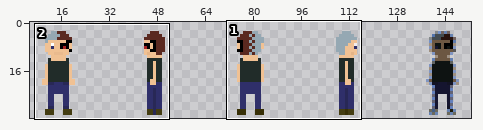
Sprite sheet, stored at assets/characters/player-invisible-game.png. The first picture is a wide view before the edit; the outline marks the close-up.
Close-up. Earlier state:
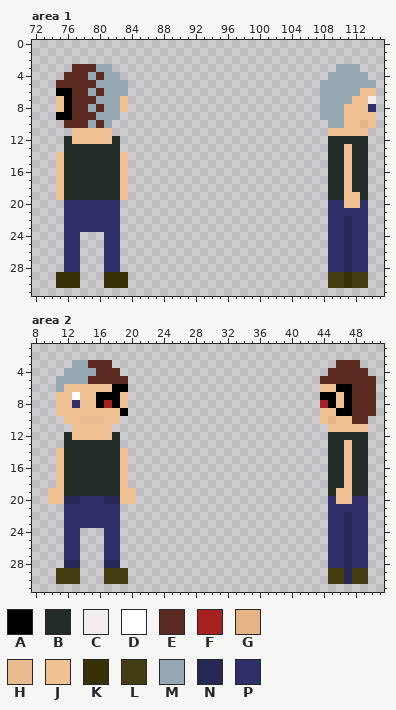
The file is 160x32 pixels. Colours within 5 levels of each other are drawn and written as one. Shown: area 1: x 72..115, y 0..31; area 2: x 8..51, y 1..31. The wide view leaves out empty margins.
Palette (. is transparent): A #000000  B #212c29  C #f2eded  D #ffffff  E #5a2920  F #a72121  G #e4b487  H #e9ba8e  J #f0c193  K #383007  L #443d12  M #95a8b3  N #282856  P #2f2f6a
The result:
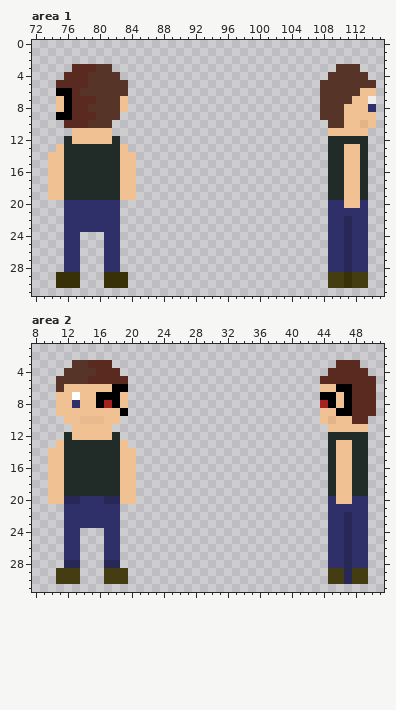
From old to new:
Colour M changes from #95a8b3 to #563528.
Area 1:
Colour J now appears in row 13 at x 75 and 83; in rows 14 to 19 at x 74 and 84.
The author changed colour B to colour J in rows 13 to 18 at x 112.
The author changed colour E to colour M in row 4 at x 80; in row 5 at x 79; in row 6 at x 78 and 80; in row 8 at x 80; in row 10 at x 80.
Area 2:
Colour J now appears in row 13 at x 11 and 19; in rows 14 to 18 at x 10 and 20.
The author changed colour B to colour J in rows 13 to 18 at x 46.
